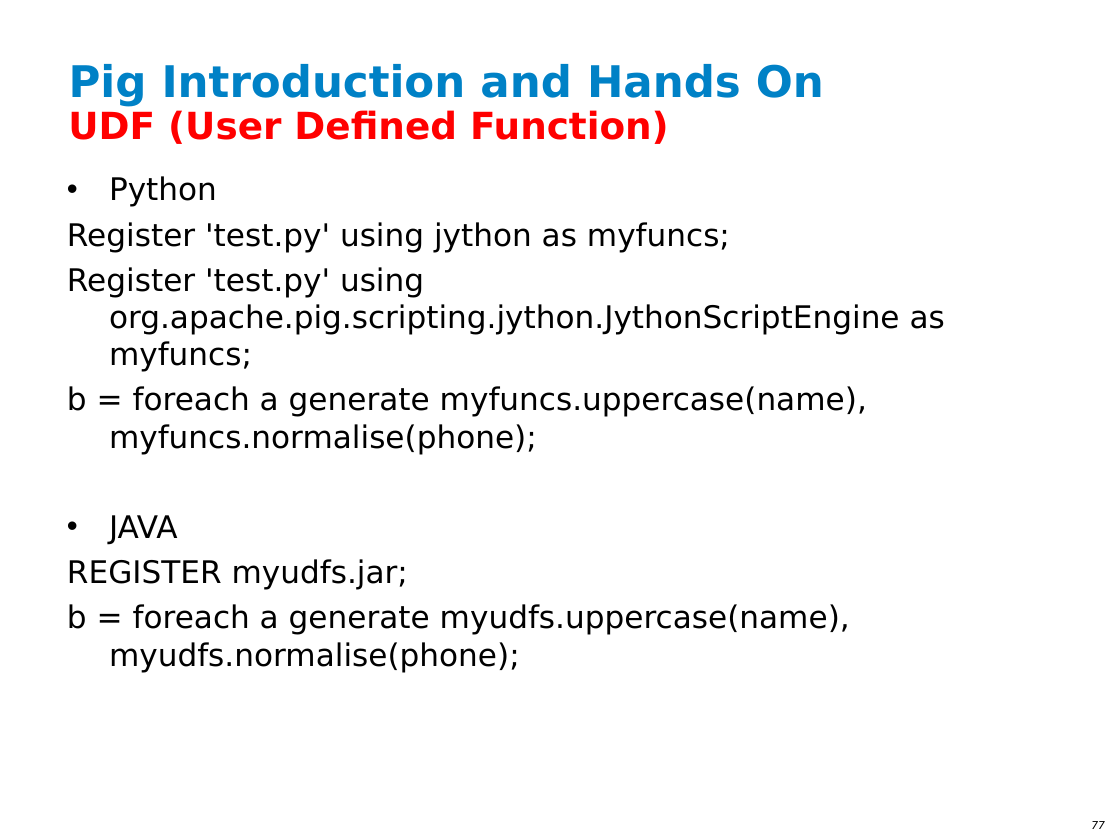
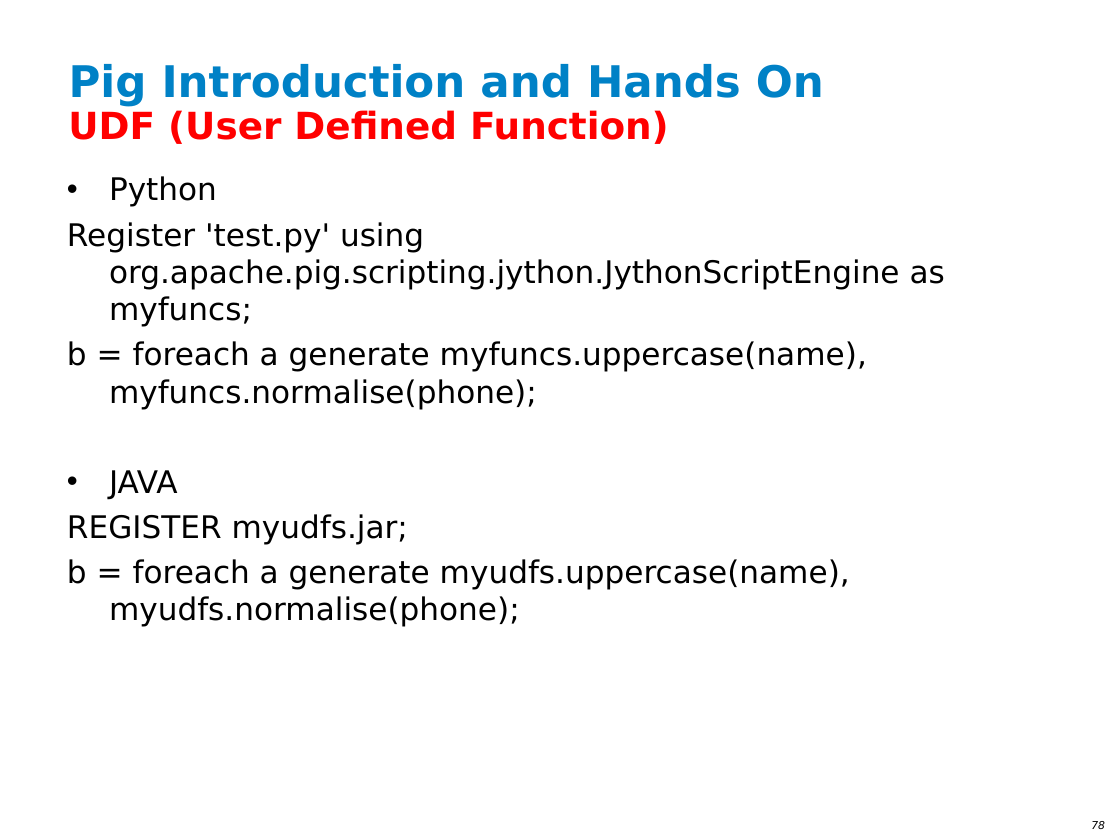
Before and after one commit to ianlin/small-data, a slide deck: slide 78 of training/III_Hadoop_20140607.ppt (slide 77 before the commit). Drawn at 1120x840 pixels with LibreOffice and Linux fonts; fonts in the diff are those of the drawing; background and template pictures are left out. Boxes give left, top, right and bottom in pixels: in the first picture for what was removed or moved away, otherwise in the second. Text is boxed around its words. In the diff, an @@ line names an element or a change of style, - is before the commit and + after.

```diff
--- a/training/III_Hadoop_20140607.ppt
+++ b/training/III_Hadoop_20140607.ppt
@@ text at [67,222,730,252]: paragraph removed @@
-Register 'test.py' using jython as myfuncs;
@@ page number at [1091,821,1105,829]: text changed @@
-77
+78
```
Also in this commit, not shown: 2 other slides changed, 1 slide added.
